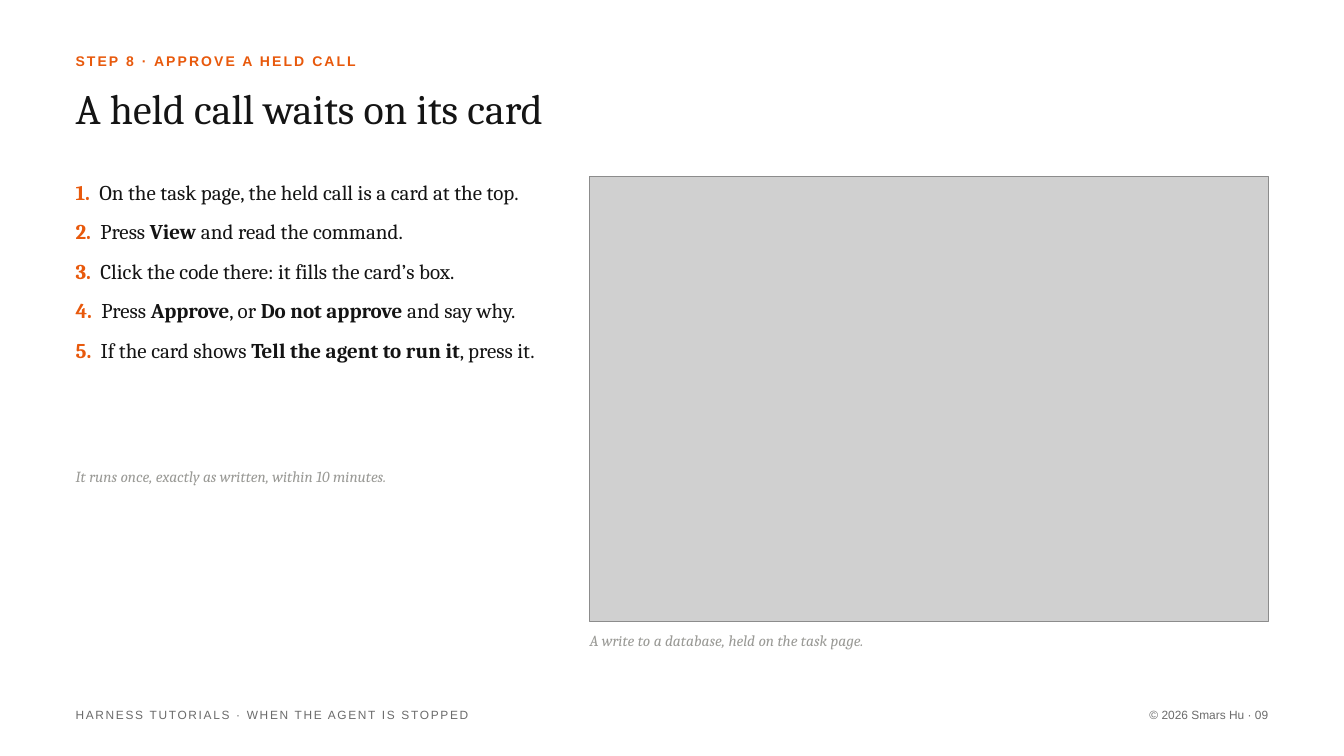
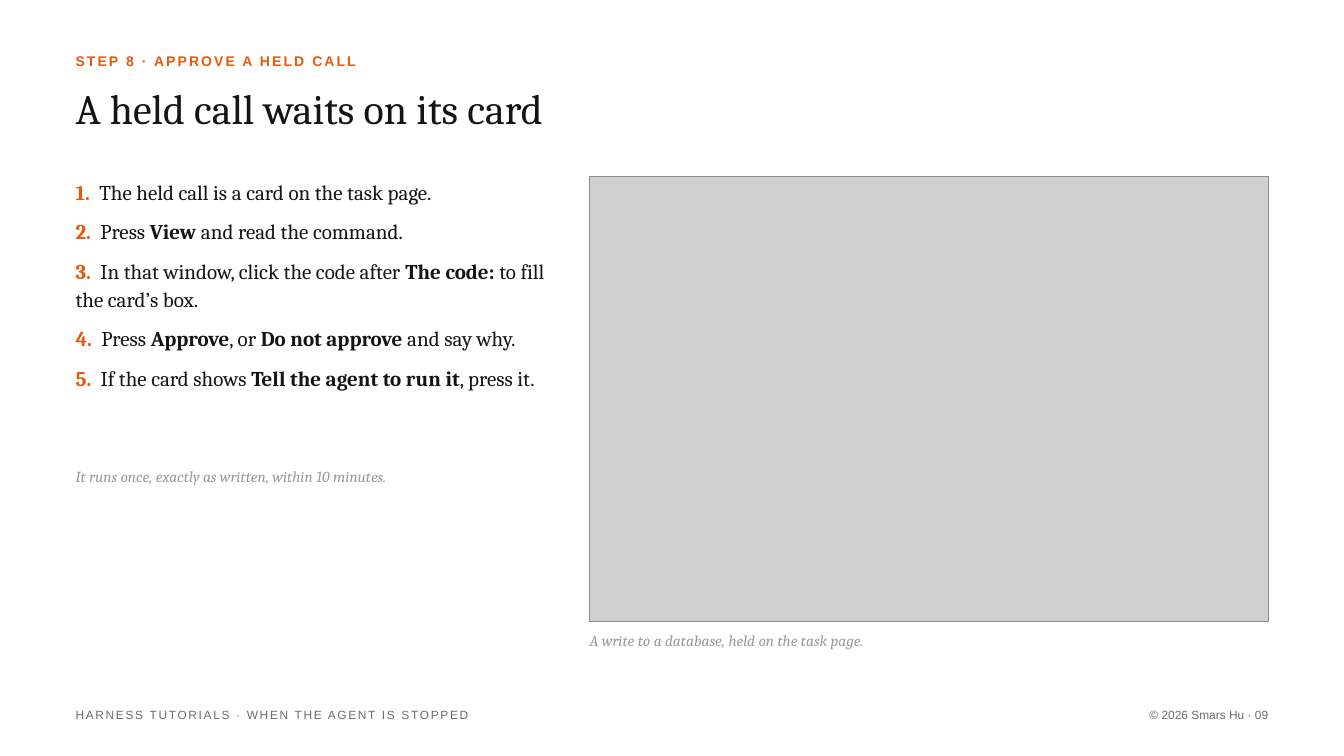
Before and after one commit to Smars-Bin-Hu/ai-exploration, a slide deck: slide 9 of source/tutorials/2_stopped.pptx. Drawn at 1344x756 pixels with LibreOffice and Linux fonts; fonts in the diff are those of the drawing; grey boxes stand for pictures. Boxes give left, top, right and bottom in pixels: in the first picture for what was removed or moved away, otherwise in the second. Text is boxed around its words. In the diff, an @@ line names an element or a change of style, - is before the commit and + after.

```diff
--- a/source/tutorials/2_stopped.pptx
+++ b/source/tutorials/2_stopped.pptx
@@ text at (76, 185, 432, 205): text changed @@
-1. On the task page, the held call is a card at the top.
+1. The held call is a card on the task page.
@@ text at (76, 264, 545, 307): text changed @@
-3. Click the code there: it fills the card’s box.
+3. In that window, click the code after The code: to fill the card’s box.
```
Also in this commit, not shown: 1 other slide changed, 2 other files.
